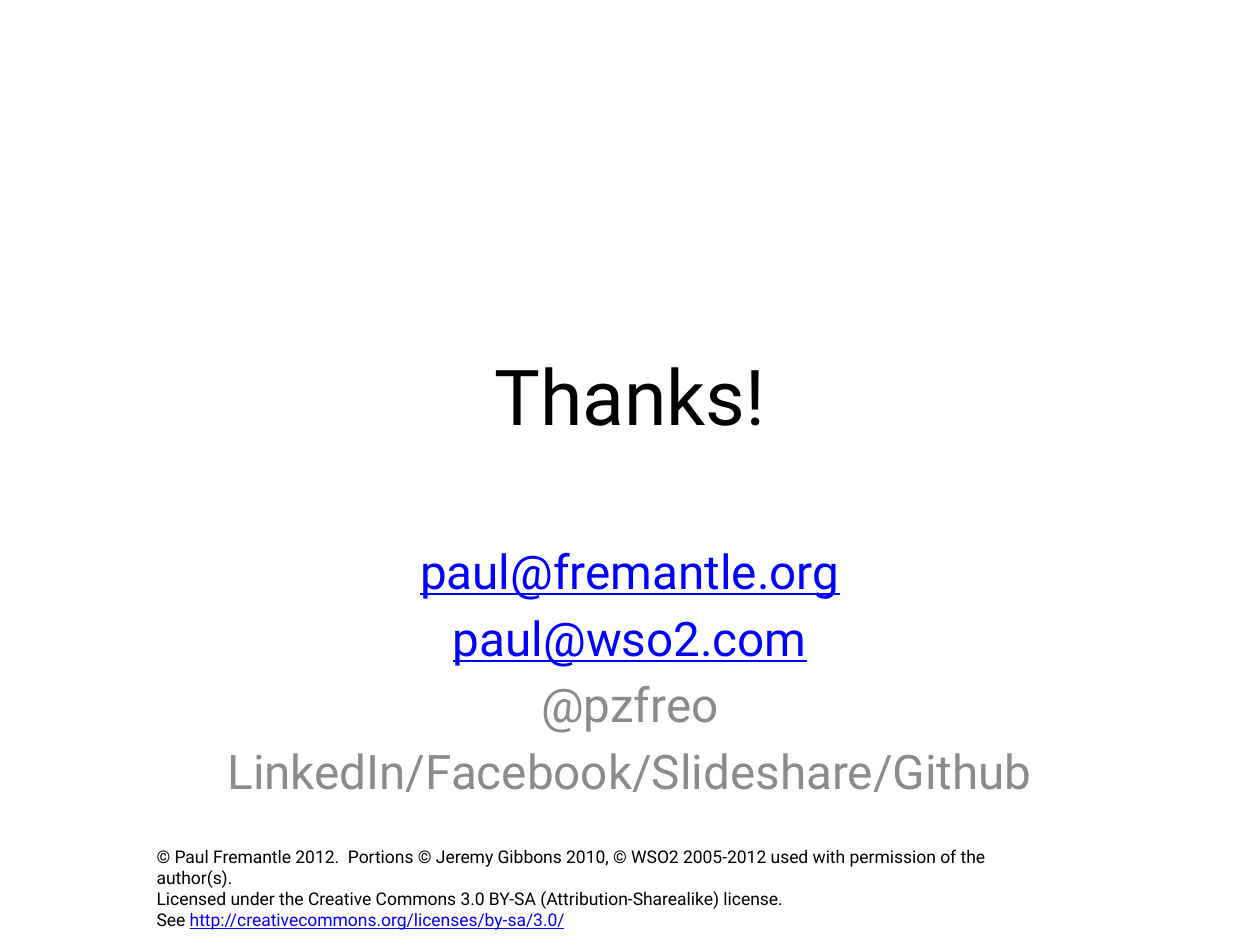
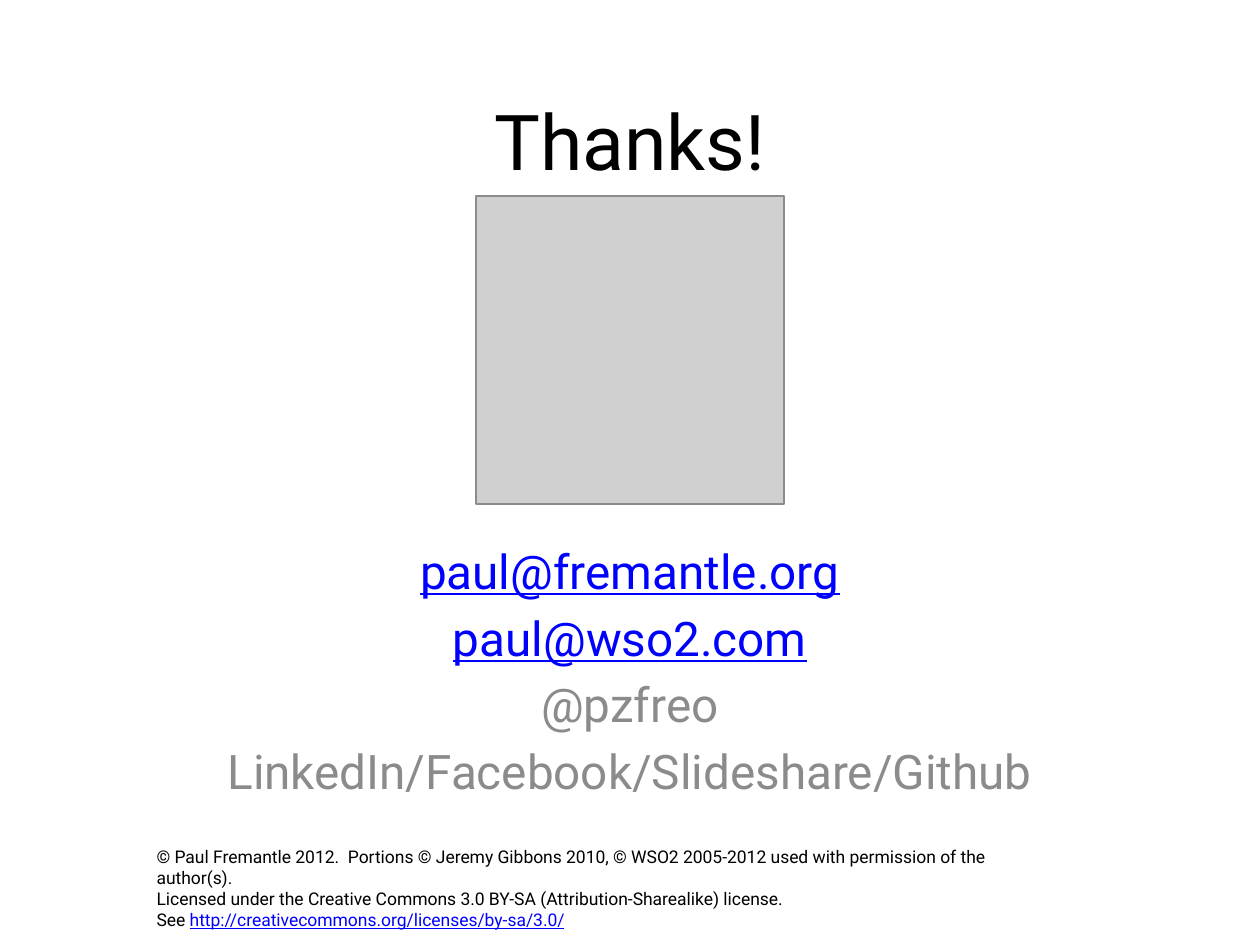
Before and after one commit to pzfreo/ox-soa-old, a slide deck: slide 19 of presentations/source/15-Conclusions.pptx. Drawn at 1260x945 pixels with LibreOffice and Linux fonts; fonts in the diff are those of the drawing; grey boxes stand for pictures; background and template pictures are left out. Boxes give left, top, right and bottom in pixels: in the first picture for what was removed or moved away, otherwise in the second. Text is boxed around its words. In the diff, an @@ line names an element or a change of style, - is before the commit and + after.

```diff
--- a/presentations/source/15-Conclusions.pptx
+++ b/presentations/source/15-Conclusions.pptx
@@ title "Thanks!": place and size @@
-title "Thanks!" at box(494, 367, 765, 426)
+title "Thanks!" at box(494, 112, 765, 171)
@@ picture added at box(476, 197, 784, 504) @@
```
Also in this commit, not shown: 1 other slide changed, 16 other files.
